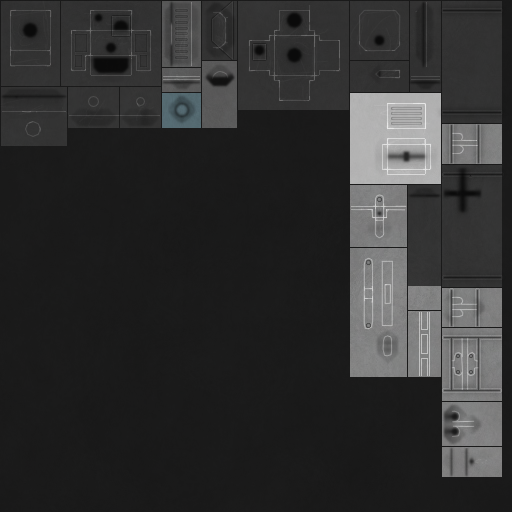
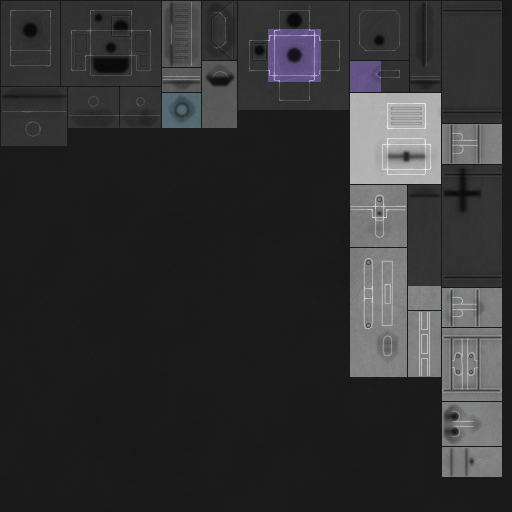
Layers edited between the first and the second (512, 512) image:
painted on "b" (3rd of 3) over [268, 29, 381, 92]
